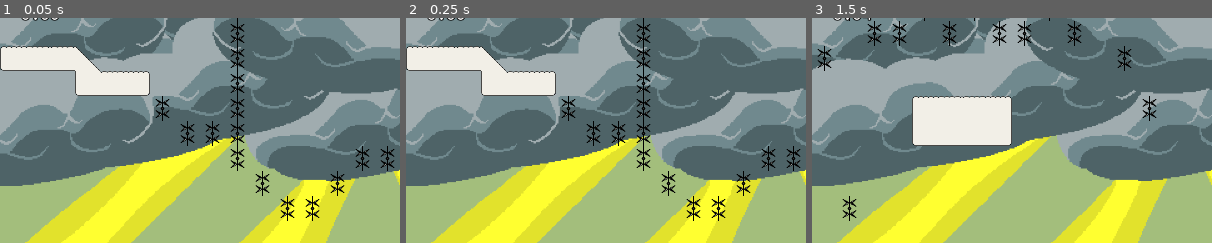
Above: before the commit, frames 1-3 (left to right).
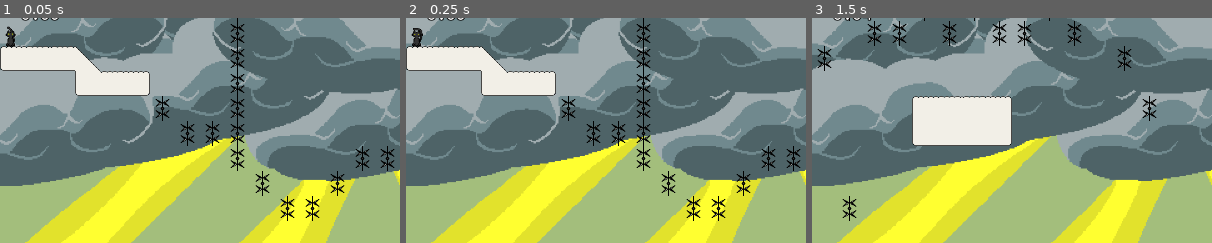
Above: after the commit, the same moments.

Repository: loganmacdougall/GlobalGameJam2025
Game: Godot game, scene res://scenes/floors/floor_16.tscn
Two runs of this game, one before a commit and one after it. Both use one fixed random seed, a clock stepped at 60 frames per second and the inputs below. This scene is started directly instead of the project's main scene.
Inputs:
- Up to frame 1 (0.05 s): no input
- Up to frame 2 (0.25 s): no input
- Up to frame 3 (1.5 s): hold Right (Right) from 0.53 s (still down); tap Space (Jump) at 0.77 s; tap Enter at 1.25 s
The pictures show only the part of the screen within x 0-50%, y 5-55%; the shares and areas given below are measured in that part.

The runs differ from the first frame. In frame 1, 0.2% of the frame differs, in the area x 1-4%, y 3-13%; in frame 2, 0.2%, in the area x 1-5%, y 4-13%; in frame 3, nothing differs.

Commit message:
cat and winning picture

Diff:
--- /dev/null
+++ b/nodes/cat.tscn
@@ -0,0 +1,39 @@
+[gd_scene load_steps=6 format=3 uid="uid://d4lt1sgq7nus4"]
+
+[ext_resource type="Texture2D" uid="uid://c11iclja1bgco" path="res://assets/sprites/player_sprites/cat.png" id="1_gc5ut"]
+
+[sub_resource type="AtlasTexture" id="AtlasTexture_uuabp"]
+atlas = ExtResource("1_gc5ut")
+region = Rect2(0, 0, 22, 32)
+
+[sub_resource type="AtlasTexture" id="AtlasTexture_536k4"]
+atlas = ExtResource("1_gc5ut")
+region = Rect2(22, 0, 22, 32)
+
+[sub_resource type="AtlasTexture" id="AtlasTexture_glx3g"]
+atlas = ExtResource("1_gc5ut")
+region = Rect2(44, 0, 22, 32)
+
+[sub_resource type="SpriteFrames" id="SpriteFrames_y8iff"]
+animations = [{
+"frames": [{
+"duration": 1.0,
+"texture": SubResource("AtlasTexture_uuabp")
+}, {
+"duration": 1.0,
+"texture": SubResource("AtlasTexture_536k4")
+}, {
+"duration": 1.0,
+"texture": SubResource("AtlasTexture_glx3g")
+}],
+"loop": true,
+"name": &"default",
+"speed": 5.0
+}]
+
+[node name="Cat" type="Node2D"]
+
+[node name="AnimatedSprite2D" type="AnimatedSprite2D" parent="."]
+sprite_frames = SubResource("SpriteFrames_y8iff")
+autoplay = "default"
+frame_progress = 0.0331466
--- a/scenes/floors/floor_16.tscn
+++ b/scenes/floors/floor_16.tscn
@@ -1,11 +1,12 @@
-[gd_scene load_steps=11 format=4 uid="uid://oemt8hgxuwxg"]
+[gd_scene load_steps=12 format=4 uid="uid://oemt8hgxuwxg"]
 
-[ext_resource type="PackedScene" path="res://nodes/pearly_gates_background.tscn" id="1_fpl1c"]
+[ext_resource type="PackedScene" uid="uid://ctcplmnb5aysc" path="res://nodes/pearly_gates_background.tscn" id="1_fpl1c"]
 [ext_resource type="TileSet" uid="uid://bl3vxq2god1tc" path="res://assets/tilesets/game_tileset.tres" id="1_ucvq5"]
 [ext_resource type="PackedScene" uid="uid://dmt6u2uu2ow53" path="res://nodes/player.tscn" id="2_ahpl1"]
-[ext_resource type="PackedScene" uid="uid://dwwbpvbdarl14" path="res://nodes/SceneSwitcher.tscn" id="3_0gga3"]
-[ext_resource type="PackedScene" uid="uid://b8jdxslox7crt" path="res://nodes/speedrun_timer.tscn" id="5_xrx8c"]
-[ext_resource type="PackedScene" uid="uid://cfqjyg5fyrk4q" path="res://nodes/winning_area.tscn" id="6_8fb7g"]
+[ext_resource type="PackedScene" path="res://nodes/SceneSwitcher.tscn" id="3_0gga3"]
+[ext_resource type="PackedScene" path="res://nodes/speedrun_timer.tscn" id="5_xrx8c"]
+[ext_resource type="PackedScene" path="res://nodes/winning_area.tscn" id="6_8fb7g"]
+[ext_resource type="PackedScene" uid="uid://d4lt1sgq7nus4" path="res://nodes/cat.tscn" id="7_cl610"]
 
 [sub_resource type="RectangleShape2D" id="RectangleShape2D_po7sc"]
 size = Vector2(1372, 40)
@@ -78,3 +79,6 @@
 [node name="CollisionShape2D" type="CollisionShape2D" parent="WinningArea"]
 position = Vector2(-9.5, 14)
 shape = SubResource("RectangleShape2D_bvj37")
+
+[node name="Cat" parent="." instance=ExtResource("7_cl610")]
+position = Vector2(20, 65)
Not shown, removed: assets/audio/music/Bubbles in the house.mp3.import
Not shown, removed: assets/audio/music/Glitter Bubbles.mp3.import
Not shown, removed: assets/audio/music/Our Bubbles.mp3.import
Not shown, removed: assets/audio/music/Pink and Purple Bubbles.mp3.import
Not shown, removed: assets/audio/music/Vainilla Bubbles.mp3.import
Binary file added: assets/sprites/background/polaroid winning.png
Not shown, added: assets/sprites/background/polaroid winning.png.import
Binary file added: assets/sprites/player_sprites/cat.png
Not shown, added: assets/sprites/player_sprites/cat.png.import
Not shown: 1 places in scenes/floors/floor_15.tscn that only renumber resources
Not shown, removed: assets/audio/music/Bubbles in the house.mp3
Not shown, removed: assets/audio/music/Glitter Bubbles.mp3
(and 3 more such lines)
